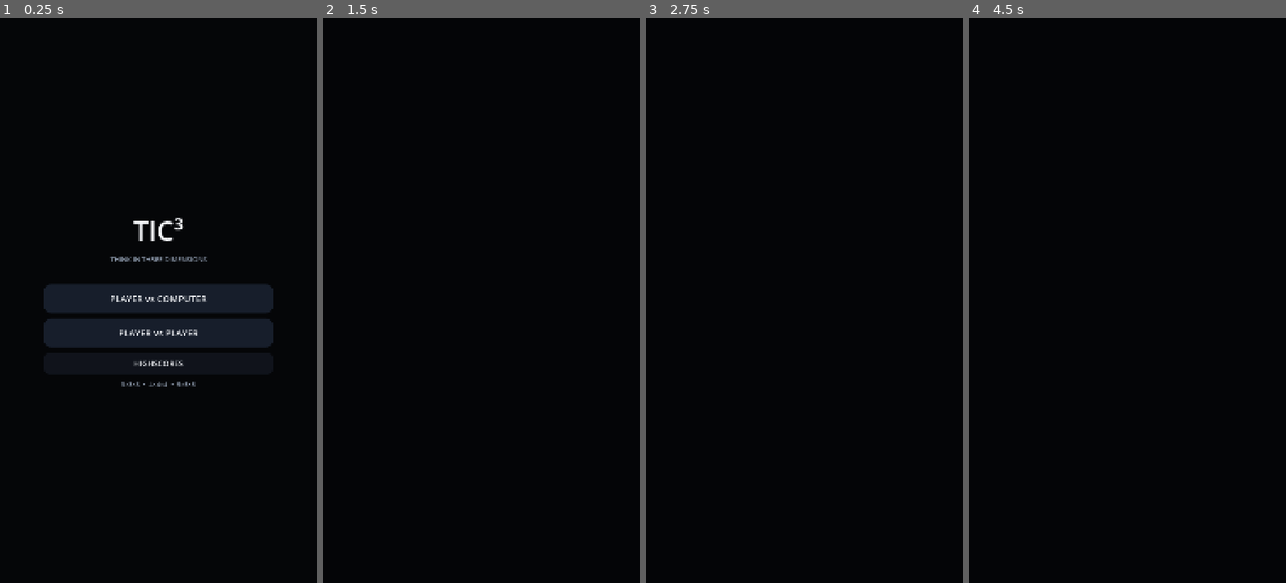
Above: before the commit, frames 1-4 (left to right).
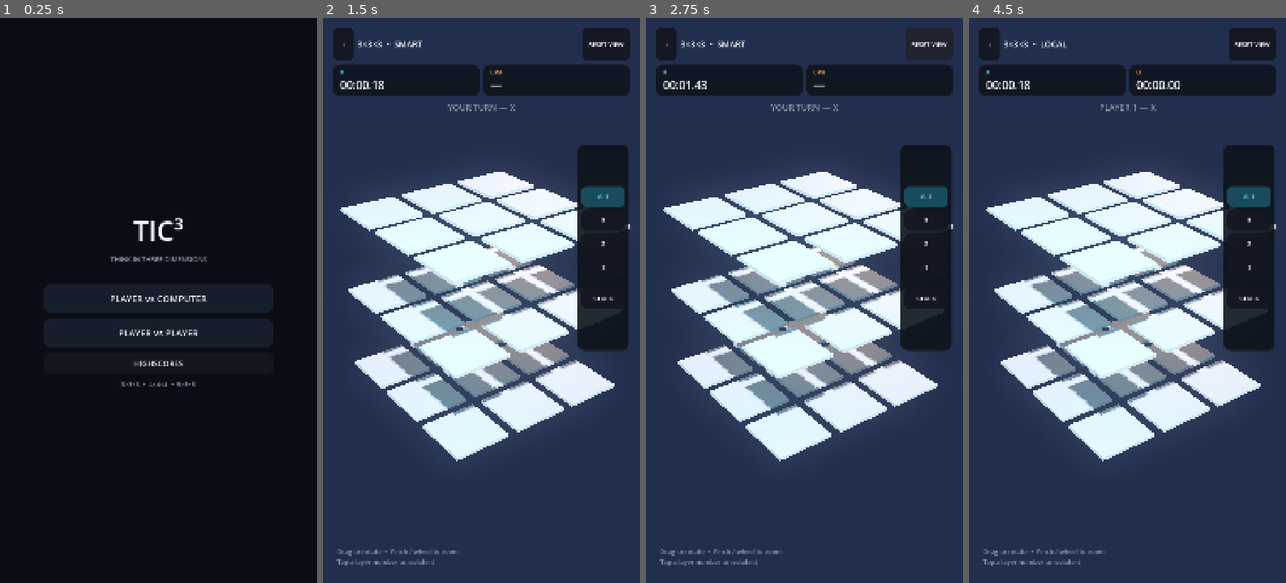
Above: after the commit, the same moments.

Repository: Creativebrook/tic3
Game: Godot game, scene res://scenes/main.tscn
Two runs of this game, one before a commit and one after it. Both use one fixed random seed, a clock stepped at 60 frames per second and the inputs below.
Inputs (mouse positions are in pixels of both pictures, inside the frame that each line leads up to):
- Up to frame 1 (0.25 s): no input
- Up to frame 2 (1.5 s): click "PLAYER vs COMPUTER" at 0.5 s; click "START GAME" at 1.25 s
- Up to frame 3 (2.75 s): click (928, 46) at 2 s, where only the run after the commit has a clickable "RESET VIEW"
- Up to frame 4 (4.5 s): click (988, 46) at 2.75 s, where only the run after the commit has a clickable "‹"; click (1127, 334) at 3.5 s, where only the run after the commit has a clickable "PLAYER vs PLAYER"; click (1127, 345) at 4.25 s, where only the run after the commit has a clickable "START GAME"

The runs differ from the first frame. In frame 2, 100% of the frame differs, in the area x 0-100%, y 0-100%; in frame 3, 100%; in frame 4, 100%.
Error before the commit: Parse Error: Cannot infer the type of "projected_half_width" variable because the value doesn't have a set type. (res://scripts/camera_rig.gd:46)

Commit message:
fix: restore deterministic board framing on Android

Diff:
--- a/scripts/camera_rig.gd
+++ b/scripts/camera_rig.gd
@@ -4,10 +4,10 @@
 var camera: Camera3D
 var yaw := deg_to_rad(-36.0)
 var pitch := deg_to_rad(-28.0)
-var distance := 14.0
+var distance := 13.0
 var min_distance := 7.0
 var max_distance := 30.0
-var fit_distance := 14.0
+var fit_distance := 13.0
 var dragging := false
 var last_pointer := Vector2.ZERO
 var pinch_distance := 0.0
@@ -18,6 +18,9 @@
 func _ready() -> void:
 	camera = Camera3D.new()
 	camera.fov = 42.0
+	camera.near = 0.05
+	camera.far = 100.0
+	camera.current = true
 	add_child(camera)
 	_update_camera()
 
@@ -30,28 +33,24 @@
 	auto_rotating = false
 	yaw = deg_to_rad(-36.0)
 	pitch = deg_to_rad(-28.0)
-	_fit_distance_to_board(board_size)
+	# Deterministic mobile framing. The previous viewport-derived calculation
+	# could push the camera too far away on tall Android displays.
+	match board_size:
+		3:
+			fit_distance = 13.0
+		4:
+			fit_distance = 17.0
+		5:
+			fit_distance = 21.0
+		_:
+			fit_distance = 13.0
 	distance = fit_distance
+	min_distance = fit_distance * 0.58
+	max_distance = fit_distance * 1.9
 	_update_camera()
 
 func set_auto_rotate(enabled: bool) -> void:
 	auto_rotating = enabled
-
-func _fit_distance_to_board(board_size: int) -> void:
-	if camera == null:
-		return
-	var viewport_size := get_viewport().get_visible_rect().size
-	var aspect := max(0.35, viewport_size.x / max(1.0, viewport_size.y))
-	var plane_half_extent := (float(board_size - 1) * 1.22 * 0.5) + 0.62
-	var projected_half_width := plane_half_extent * (abs(cos(yaw)) + abs(sin(yaw))) + 0.20
-	var tan_half_vertical := tan(deg_to_rad(camera.fov) * 0.5)
-	var tan_half_horizontal := tan_half_vertical * aspect
-	var horizontal_fit := projected_half_width / max(0.08, tan_half_horizontal * 0.84)
-	var layer_half_extent := (float(board_size - 1) * 1.55 * 0.5) + 0.60
-	var vertical_fit := layer_half_extent / max(0.08, tan_half_vertical * 0.70)
-	fit_distance = max(horizontal_fit, vertical_fit, 9.5)
-	min_distance = fit_distance * 0.58
-	max_distance = fit_distance * 2.15
 
 func _unhandled_input(event: InputEvent) -> void:
 	if event is InputEventMouseButton:
